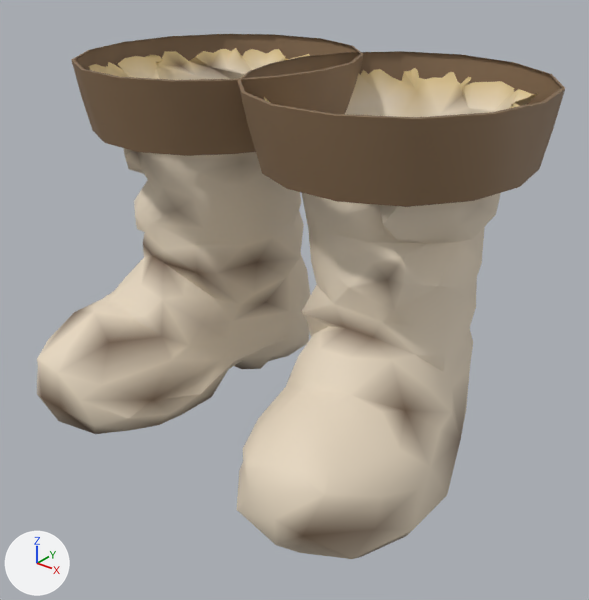
A saved change to the glTF model assets_src/armor/kargan_0/leather_b_feet.glb.
Both versions are drawn from a 50 mm lens placed at (0.669, -0.838, 0.658), pointed at (0.04, -0.052, 0.171). Arrows for +X, +Y and +Z are at lower left; the lights stay in place. The first picture is the older version. Vertices at exactly the same position are counted once.

In view in the first picture: 'leather_b_feet'.
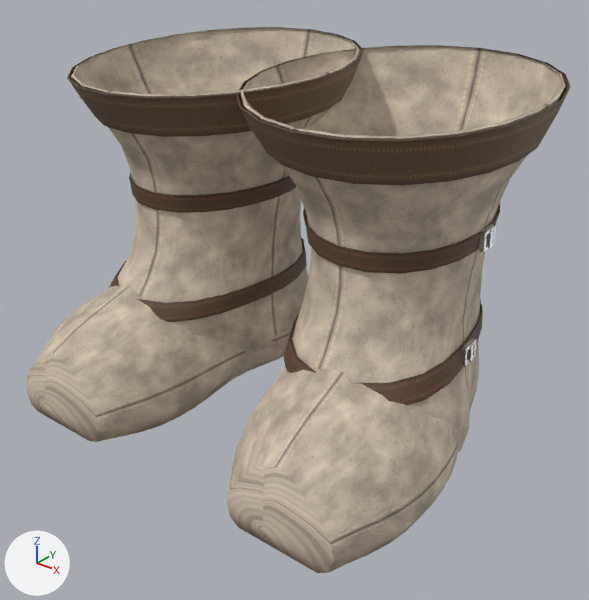
Changed parts and their boxes (x1, y1, x2, y2) in the pictures (589 x 600 px):
'leather_b_feet', surface changed, reshaped
    before: (37, 34, 565, 559)
    after: (27, 27, 570, 573)
part 1 of me_leather_b_feet, rebuilt (42% narrower, 35% shorter)
    before: (37, 48, 537, 559)
    after: (71, 27, 360, 359)
part 2 of me_leather_b_feet, rebuilt (10% shorter)
    before: (72, 34, 364, 156)
    after: (67, 27, 364, 137)
part 3 of me_leather_b_feet, rebuilt (10% shorter)
    before: (238, 51, 565, 207)
    after: (236, 45, 570, 186)
part 4 of me_leather_b_feet, added (beige)
    after: (27, 46, 565, 573)

The change, as a diff of the scene's bpy script:
```diff
--- a/assets_src/armor/kargan_0/leather_b_feet.glb.py
+++ b/assets_src/armor/kargan_0/leather_b_feet.glb.py
@@ img_strap_n_png @@
+img_strap_n_png = load_image('strap_n.png', '../textures/strap_n.png', 128, 64, 'Non-Color')
@@ img_strap_c_png @@
+img_strap_c_png = load_image('strap_c.png', '../textures/strap_c.png', 128, 64, 'sRGB')
@@ img_strap_orm_png @@
+img_strap_orm_png = load_image('strap_orm.png', '../textures/strap_orm.png', 128, 64, 'Non-Color')
@@ img_leather_orm_png @@
+img_leather_orm_png = load_image('leather_orm.png', '../textures/leather_orm.png', 256, 256, 'Non-Color')
@@ img_leather_n_png @@
+img_leather_n_png = load_image('leather_n.png', '../textures/leather_n.png', 256, 256, 'Non-Color')
@@ img_leather_c_png @@
+img_leather_c_png = load_image('leather_c.png', '../textures/leather_c.png', 256, 256, 'sRGB')
@@ mat_leather @@
 mat_leather = bpy.data.materials.new('leather')
-# nodes: BsdfPrincipled, OutputMaterial, VertexColor
+# nodes: BsdfPrincipled, Mix, NormalMap, OutputMaterial, SeparateColor, TexImage x3, VertexColor
+# uses the picture img_leather_c_png
+# uses the picture img_leather_n_png
+# uses the picture img_leather_orm_png
@@ mat_strap @@
+mat_strap = bpy.data.materials.new('strap')
+# uses the picture img_strap_c_png
+# uses the picture img_strap_n_png
+# uses the picture img_strap_orm_png
@@ mat_iron @@
+mat_iron = bpy.data.materials.new('iron')
+mat_iron.use_nodes = True; mat_iron.node_tree.nodes.clear()
+_N = mat_iron.node_tree.nodes; _L = mat_iron.node_tree.links
+n0 = _N.new('ShaderNodeBsdfPrincipled'); n0.name = 'Principled BSDF'
+n0.inputs[1].default_value = 1.0  # 'Metallic'
+n0.inputs[2].default_value = 0.48  # 'Roughness'
+n1 = _N.new('ShaderNodeOutputMaterial'); n1.name = 'Material Output'
+n2 = _N.new('ShaderNodeVertexColor'); n2.name = 'Color Attribute'
+_L.new(n0.outputs[0], n1.inputs[0])  # 'BSDF' to 'Surface'
+_L.new(n2.outputs[0], n0.inputs[0])  # 'Color' to 'Base Color'
@@ me_leather_b_feet @@
 # used by ob_leather_b_feet; location = (0.0, 0.0, 0.0)
-me_leather_b_feet.from_pydata(...)  # 917 vertices, 1556 faces; spans x -0.333..0.335, y -0.301..0.217, z -0.013..0.471
+me_leather_b_feet.from_pydata(...)  # 2220 vertices, 4064 faces; spans x -0.339..0.34, y -0.31..0.222, z -0.013..0.482
+# me_leather_b_feet part 1: the loose piece of 757 vertices spanning x -0.32..0.316, y -0.301..0.19, z -0.013..0.46 is rebuilt with 330 vertices and now spans x -0.333..0.043, y -0.187..0.216, z 0.034..0.482
+# me_leather_b_feet part 2: the loose piece of 80 vertices spanning x -0.333..0.043, y -0.19..0.216, z 0.374..0.471 is rebuilt with 110 vertices and now spans x -0.339..0.049, y -0.193..0.222, z 0.394..0.482, in mat_strap
+# me_leather_b_feet part 3: the loose piece of 80 vertices spanning x -0.042..0.335, y -0.19..0.217, z 0.374..0.471 is rebuilt with 110 vertices and now spans x -0.048..0.34, y -0.193..0.221, z 0.394..0.482, in mat_strap
+# me_leather_b_feet part 4: 1670 vertices added at x -0.321..0.334, y -0.31..0.215, z -0.013..0.482
 me_leather_b_feet.materials.append(mat_leather)
+me_leather_b_feet.materials.append(mat_iron)
+me_leather_b_feet.materials.append(mat_strap)
```
